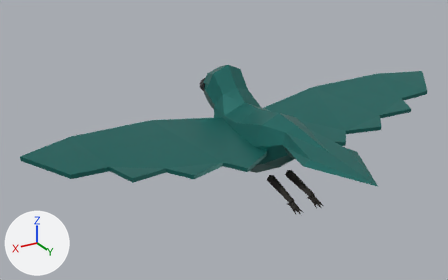
Before and after pictures for a commit that changed the glTF model public/models/crow-spread.glb.
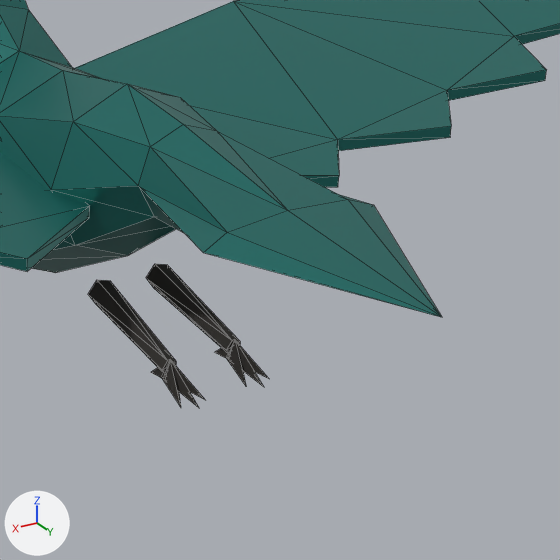
Each version is shown whole from a 50 mm lens placed at (3.31, 4.98, 3.25), pointed at (0.4, 0.14, 0.83), then close up on the part from 53% to 93% of the width and 31% to 94% of the height. Every picture has the same lights, and +X, +Y and +Z are marked at lower left. The first two pictures are the older version. The close-ups show mesh edges as thin lines. Where no turn or scale is listed for an object, it has been applied to the vertices. Vertices at exactly the same position are counted once.

The older version as bpy lines, for what is in view:
```python
me_crow_spread = bpy.data.meshes.new('Crow_Spread')
me_crow_spread.from_pydata(...)  # 188 vertices, 334 faces; spans x -2.35..2.35, y -1.1..1.84, z 0.34..1.43
# faces by material slot: [224, 24, 62, 24]
me_crow_spread.materials.append(mat_crowfeathers_glb)  # dark cyan #1f706a
me_crow_spread.materials.append(mat_crowbeak_glb)  # black #212123
me_crow_spread.materials.append(mat_crowlegs_glb)  # black #292622
me_crow_spread.materials.append(mat_croweye_glb)  # black #101012
ob_crow_spread = bpy.data.objects.new('Crow_Spread', me_crow_spread)
ob_crow_spread.location = (0.0, 0.0, -0.042)
```
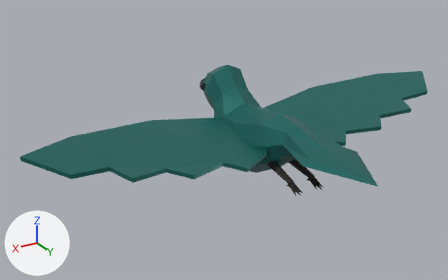
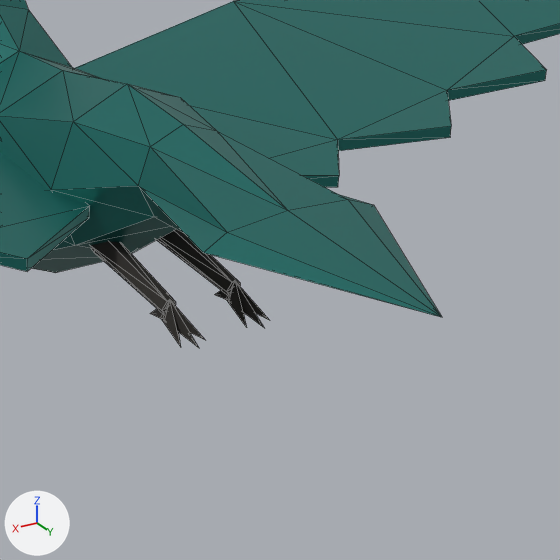
Commit message: update crow 3d model

Location of each change, [x1, y1, x2, y2] in pixels of the close-ups (560 x 560 px; the box of a moved part takes in the faces that stretch with it):
'Crow_Spread', reshaped: before [0, 0, 560, 408]; after [0, 0, 560, 348]
part 1 of me_crow_spread, moved or reshaped: before [88, 280, 176, 374]; after [90, 241, 176, 314]
part 2 of me_crow_spread, moved or reshaped: before [146, 264, 240, 353]; after [157, 229, 240, 295]
part 3 of me_crow_spread, moved or reshaped: before [151, 359, 205, 408]; after [150, 300, 205, 348]
part 4 of me_crow_spread, moved or reshaped: before [214, 339, 269, 387]; after [215, 281, 269, 328]

The change, as a diff of the scene's bpy script:
```diff
--- a/public/models/crow-spread.glb.py
+++ b/public/models/crow-spread.glb.py
@@ me_crow_spread @@
 me_crow_spread.from_pydata(...)  # 188 vertices, 334 faces; spans x -2.35..2.35, y -1.1..1.84, z 0.34..1.43
 # used by ob_crow_spread; location = (0.0, 0.0, -0.042)
+# me_crow_spread part 1: the loose piece of 10 vertices spanning x 0.07..0.16, y 0.53..0.91, z 0.42..0.58 is moved by (0.0, -0.02, 0.18)
+# me_crow_spread part 2: the loose piece of 10 vertices spanning x -0.15..-0.06, y 0.53..0.91, z 0.42..0.58 is moved by (0.0, -0.02, 0.18)
+# me_crow_spread part 3: the loose piece of 11 vertices spanning x 0.08..0.16, y 0.82..1.06, z 0.39..0.48 is moved by (0.0, -0.02, 0.19)
+# me_crow_spread part 4: the loose piece of 11 vertices spanning x -0.16..-0.08, y 0.82..1.06, z 0.39..0.48 is moved by (0.0, -0.02, 0.19)
 me_crow_spread.materials.append(mat_crowfeathers_glb)
```
